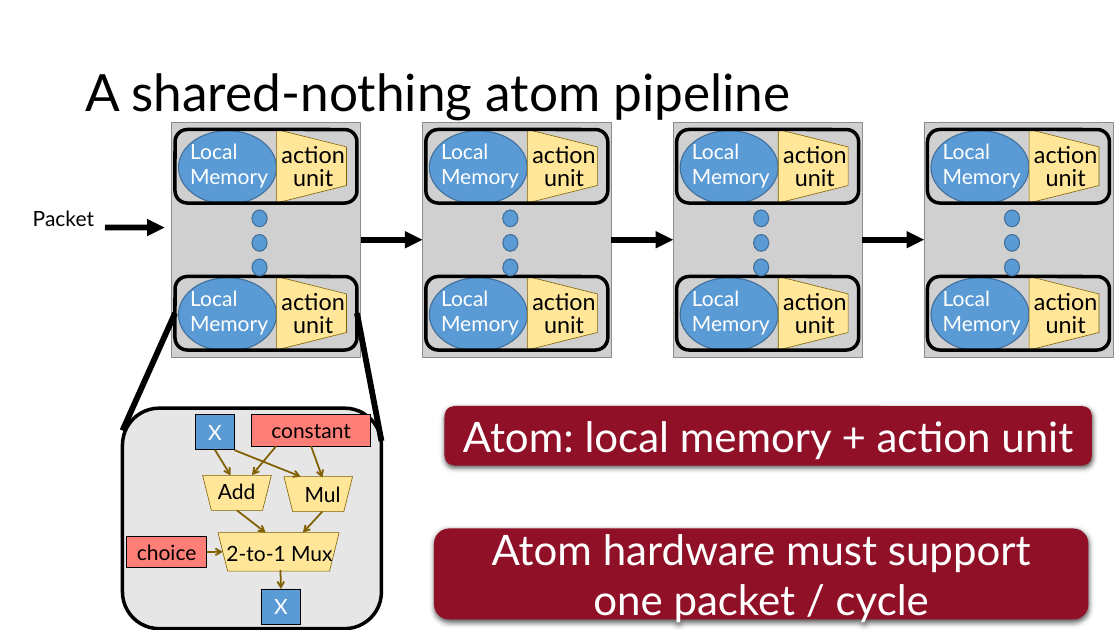
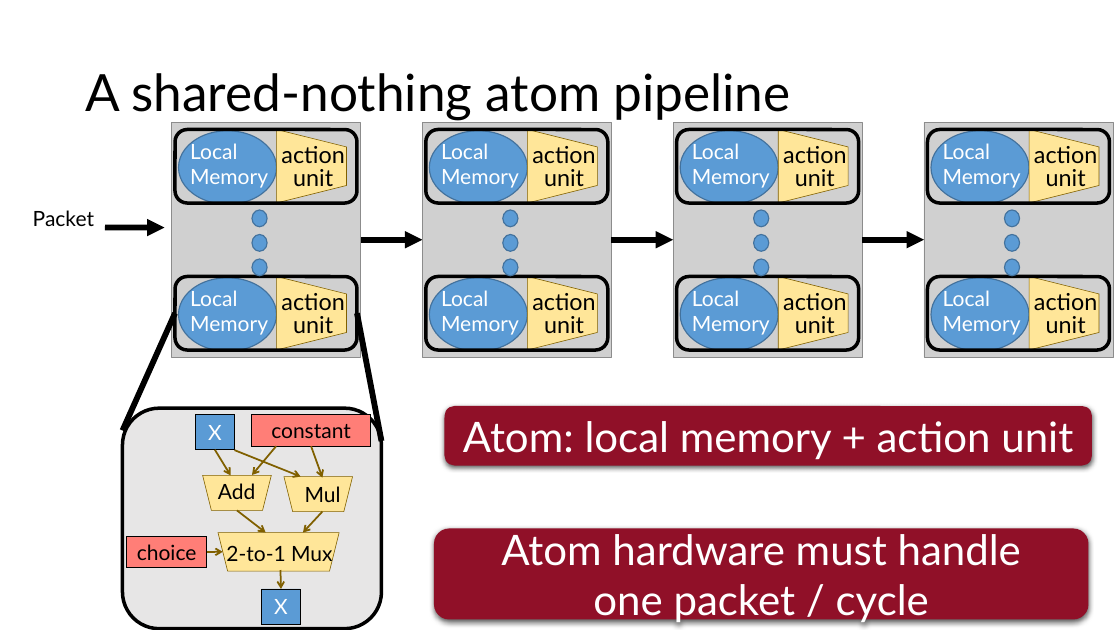
Before and after one commit to anirudhSK/pifo-domino-marple-ppts, a slide deck: slide 31 of combined_domino_pifo.pptx. Drawn at 1120x630 pixels with LibreOffice and Linux fonts; fonts in the diff are those of the drawing; grey boxes stand for pictures. Boxes give left, top, right and bottom in pixels: in the first picture for what was removed or moved away, otherwise in the second. Text is boxed around its words. In the diff, an @@ line names an element or a change of style, - is before the commit and + after.

```diff
--- a/combined_domino_pifo.pptx
+++ b/combined_domino_pifo.pptx
@@ text in rounded rectangle at box(501, 534, 1021, 566): text changed @@
-Atom hardware must support
+Atom hardware must handle
```
Also in this commit, not shown: 3 other slides changed.
